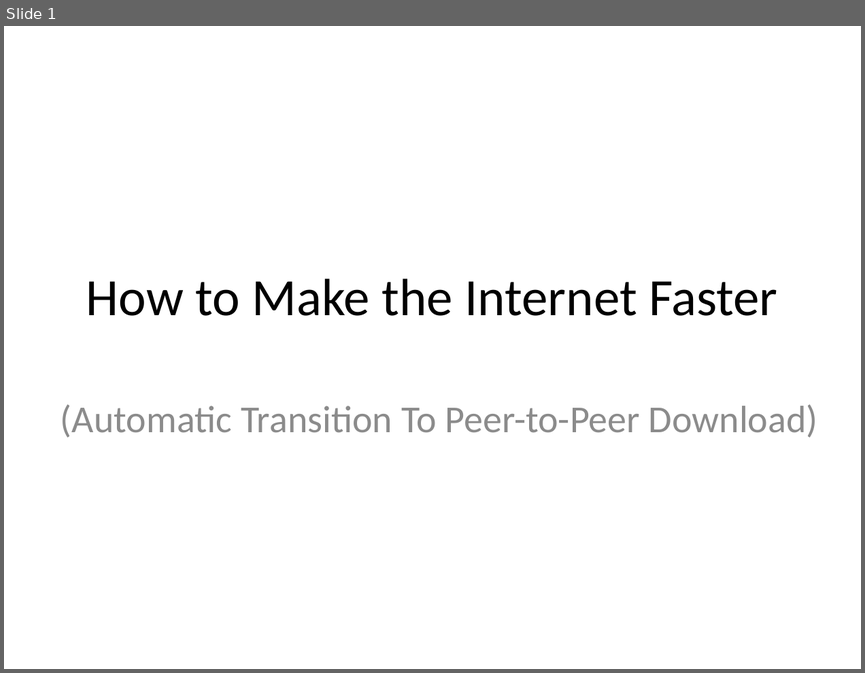
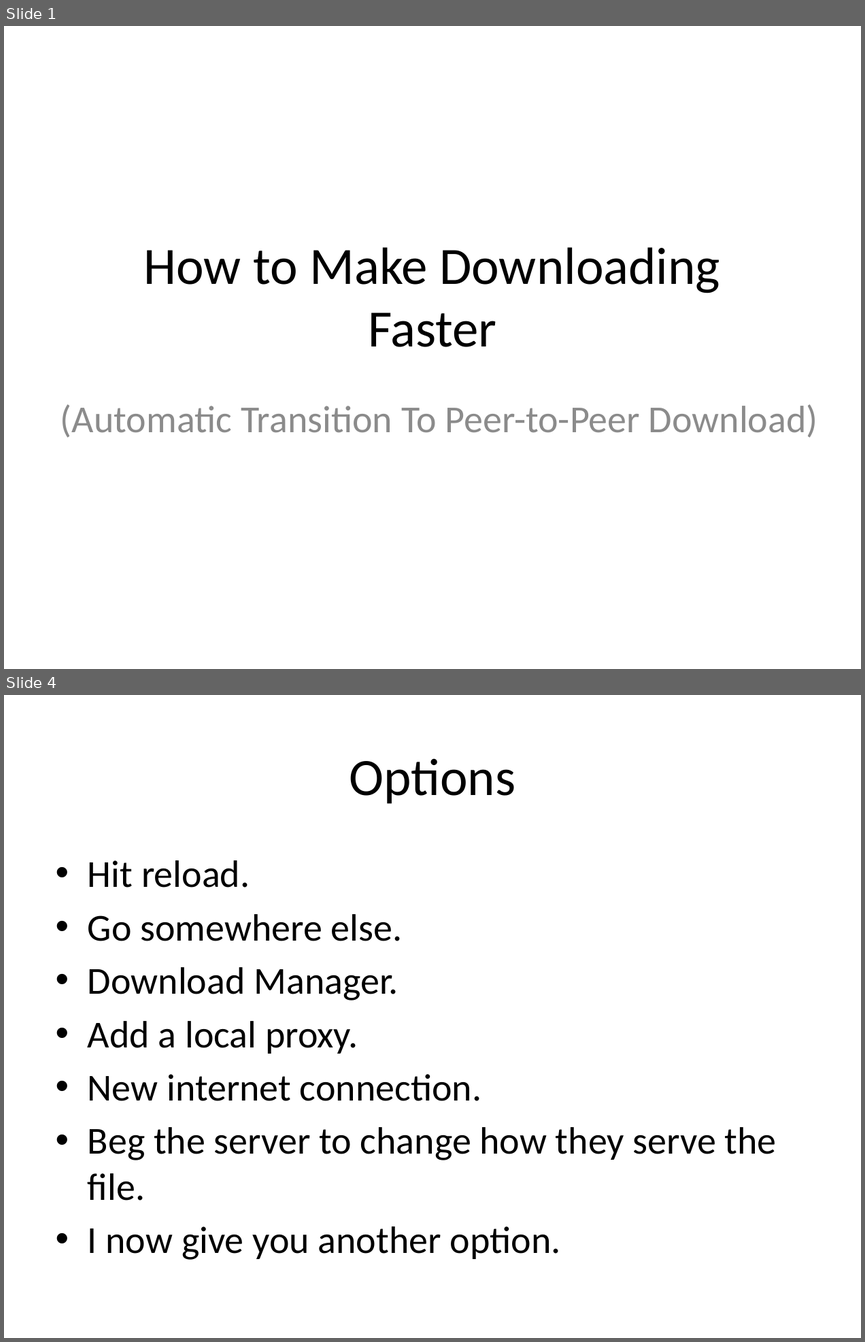
Before and after one commit to rdp/p2pwebclient, a slide deck: thesis_presentation/How to Make the Internet Faster.pptx. Shown one above the other, each under a label of ours: slide 1 before the commit, slides 1 and 4 after it; the slides between them are not shown. The pictures are 865x673 and 865x1342 pixels, drawn with LibreOffice and Linux fonts; fonts in the diff are those of the drawing. Boxes give left, top, right and bottom in pixels: in the first picture for what was removed or moved away, otherwise in the second. Text is boxed around its words. In the diff, an @@ line names an element or a change of style, - is before the commit and + after.

```diff
--- a/thesis_presentation/How to Make the Internet Faster.pptx
+++ b/thesis_presentation/How to Make the Internet Faster.pptx
@@ slide 4 added at (4,695,861,1338), background #FFFFFF @@
@@ title added at (349,758,515,804), 44 pt, text #000000 @@
+Options
@@ text added at (88,860,776,1259), 32 pt, text #000000 @@
+• Hit reload.
+• Go somewhere else.
+• Download Manager.
+• Add a local proxy.
+• New internet connection.
+• Beg the server to change how they serve the file.
+• I now give you another option.
@@ slide 1 changed as well @@
@@ title at (144,247,720,347): text changed @@
-How to Make the Internet Faster
+How to Make Downloading Faster
```
Also in this commit, not shown: 5 other slides added, 1 slide removed, 4 other files.
